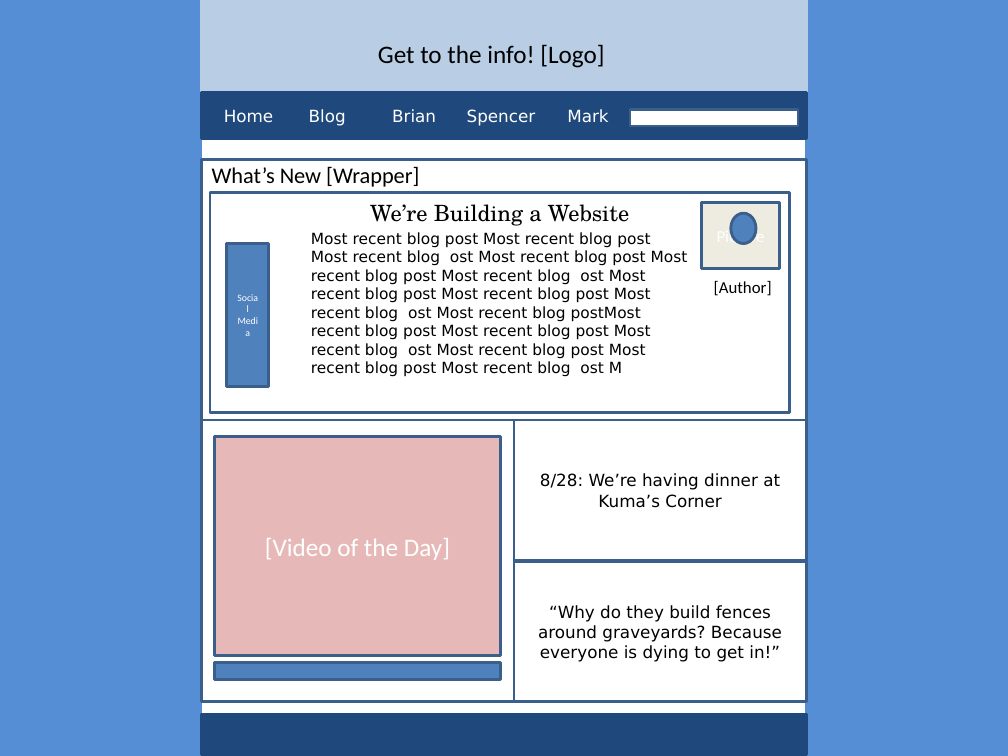
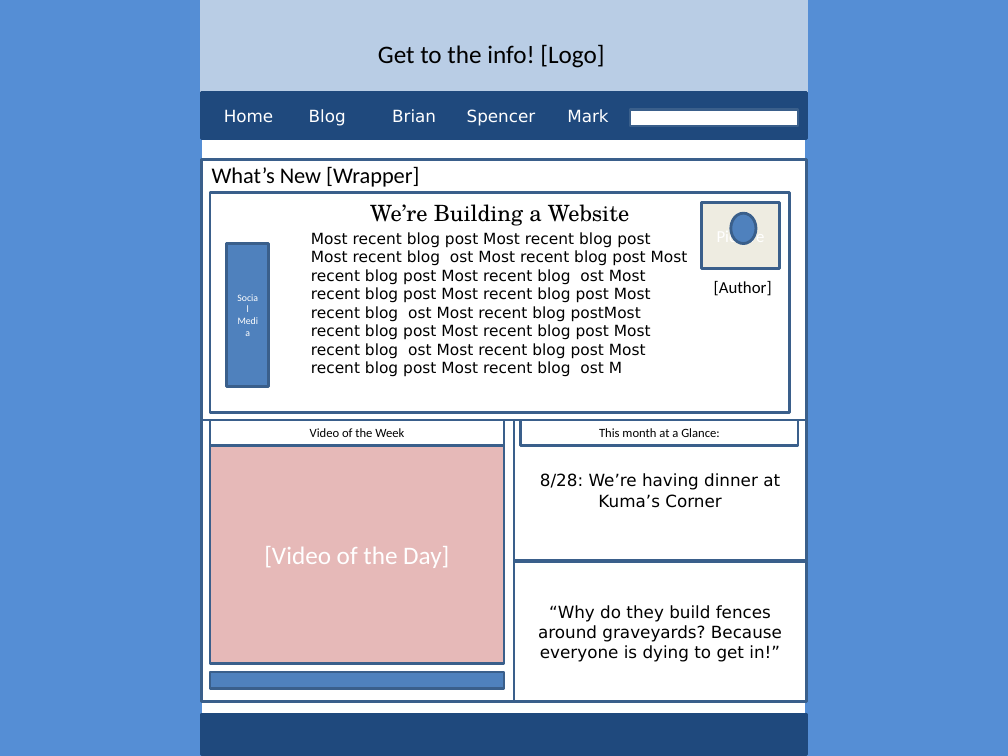
Before and after one commit to b2chae/BMS-Web-Development, a slide deck: slide 2 of Wireframes.pptx. Drawn at 1008x756 pixels with LibreOffice and Linux fonts; fonts in the diff are those of the drawing. Boxes give left, top, right and bottom in pixels: in the first picture for what was removed or moved away, otherwise in the second. Text is boxed around its words. In the diff, an @@ line names an element or a change of style, - is before the commit and + after.

```diff
--- a/Wireframes.pptx
+++ b/Wireframes.pptx
@@ rectangle "[Video of the Day]": place and size @@
-rectangle "[Video of the Day]" at box(215, 436, 500, 655)
+rectangle "[Video of the Day]" at box(210, 446, 504, 664)
@@ rectangle added at box(210, 420, 504, 446), outline #3A5F8C 2 pt, 9 pt, text #000000 @@
+Video of the Week
@@ rectangle added at box(521, 420, 798, 446), outline #3A5F8C 2 pt, 9 pt, text #000000 @@
+This month at a Glance:
@@ rectangle: place and size @@
-rectangle at box(215, 662, 500, 679)
+rectangle at box(210, 672, 504, 689)
```
Also in this commit, not shown: 2 other slides changed, 1 slide added, 2 other files.
